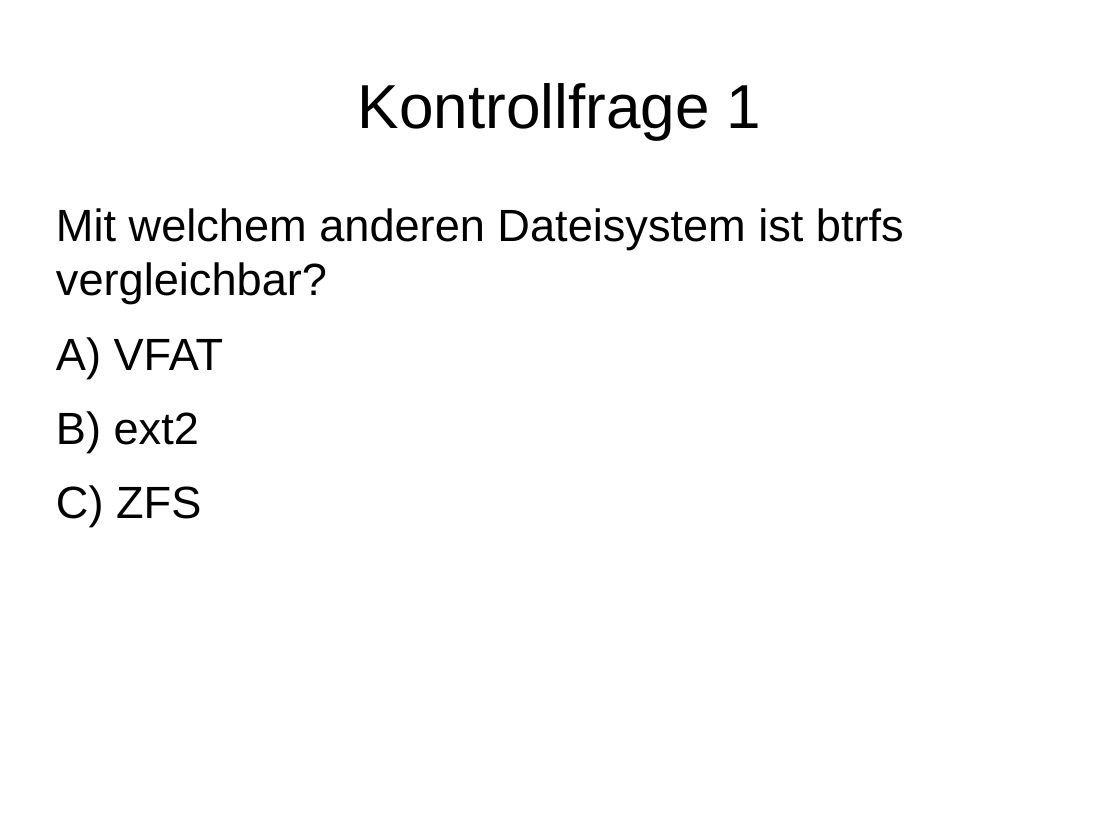
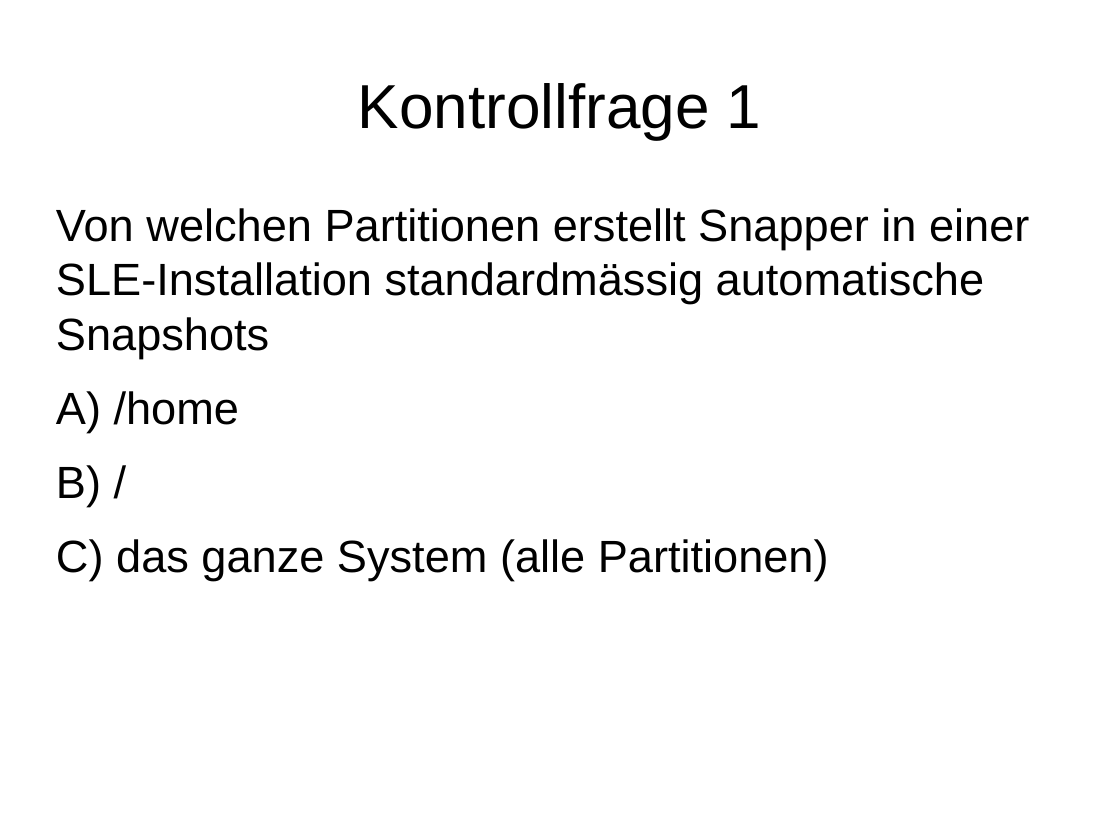
Before and after one commit to adfinis/adsy-trainings, a slide deck: slide 2 of SSA_SUSE-System-Administration/1006_snapper/modul_snapper_1006_04_check.odp. Drawn at 1120x840 pixels with LibreOffice and Linux fonts; fonts in the diff are those of the drawing. Boxes give left, top, right and bottom in pixels: in the first picture for what was removed or moved away, otherwise in the second. Text is boxed around its words. In the diff, an @@ line names an element or a change of style, - is before the commit and + after.

Commit message:
update module snapper

```diff
--- a/SSA_SUSE-System-Administration/1006_snapper/modul_snapper_1006_04_check.odp
+++ b/SSA_SUSE-System-Administration/1006_snapper/modul_snapper_1006_04_check.odp
@@ text at [56,208,1029,581]: text changed @@
-Mit welchem anderen Dateisystem ist btrfs vergleichbar?
-A) VFAT
-B) ext2
-C) ZFS
+Von welchen Partitionen erstellt Snapper in einer SLE-Installation standardmässig automatische Snapshots
+A) /home
+B) /
+C) das ganze System (alle Partitionen)
```
Also in this commit, not shown: 2 other slides changed, 1 slide added, 1 slide removed, 2 other files.
